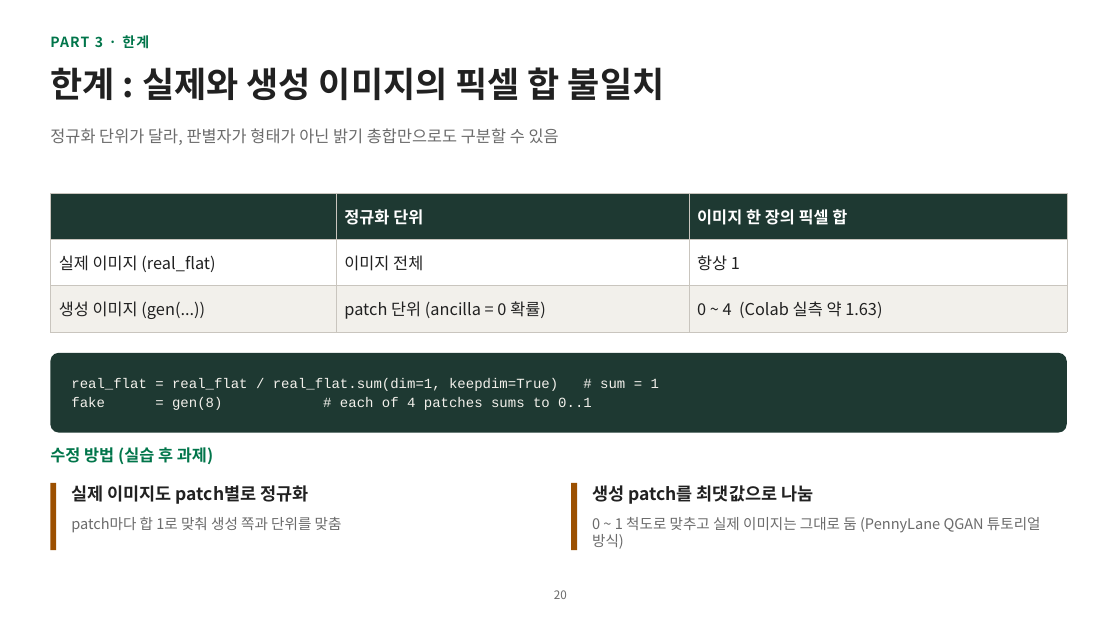
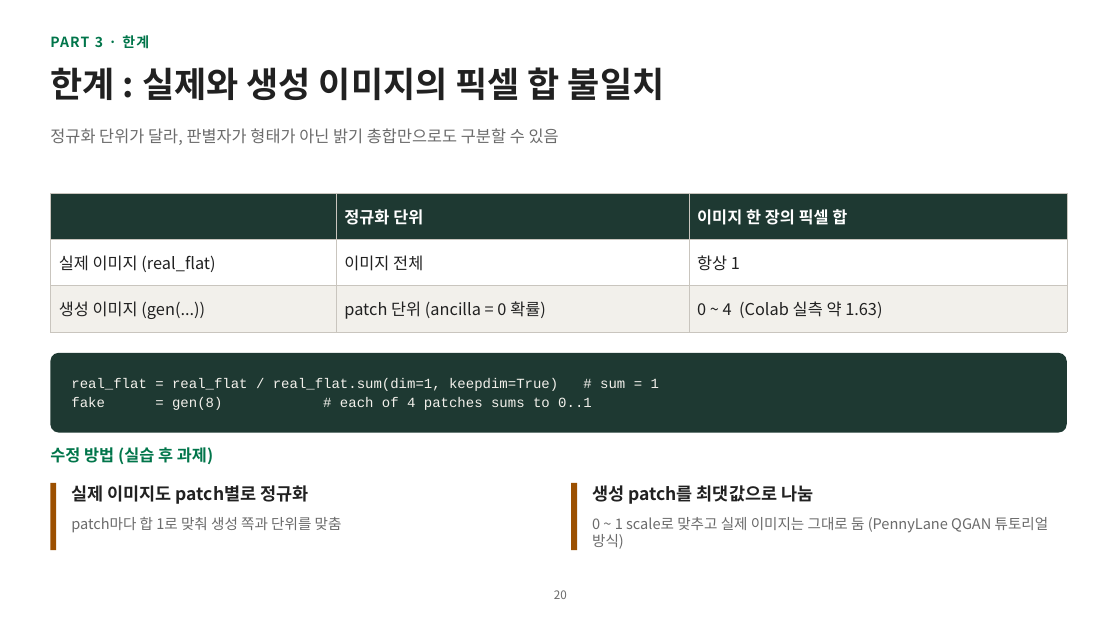
Before and after one commit to hyunhp/skin_disease_qml, a slide deck: slide 20 of practice/day2_slides/day2_practice_slides.pptx. Drawn at 1120x630 pixels with LibreOffice and Linux fonts; fonts in the diff are those of the drawing. Boxes give left, top, right and bottom in pixels: in the first picture for what was removed or moved away, otherwise in the second. Text is boxed around its words. In the diff, an @@ line names an element or a change of style, - is before the commit and + after.

```diff
--- a/practice/day2_slides/day2_practice_slides.pptx
+++ b/practice/day2_slides/day2_practice_slides.pptx
@@ text at bbox=[592, 517, 1049, 549]: text changed @@
-0 ~ 1 척도로 맞추고 실제 이미지는 그대로 둠 (PennyLane QGAN 튜토리얼 방식)
+0 ~ 1 scale로 맞추고 실제 이미지는 그대로 둠 (PennyLane QGAN 튜토리얼 방식)
```
Also in this commit, not shown: 11 other slides changed, 13 other files.
